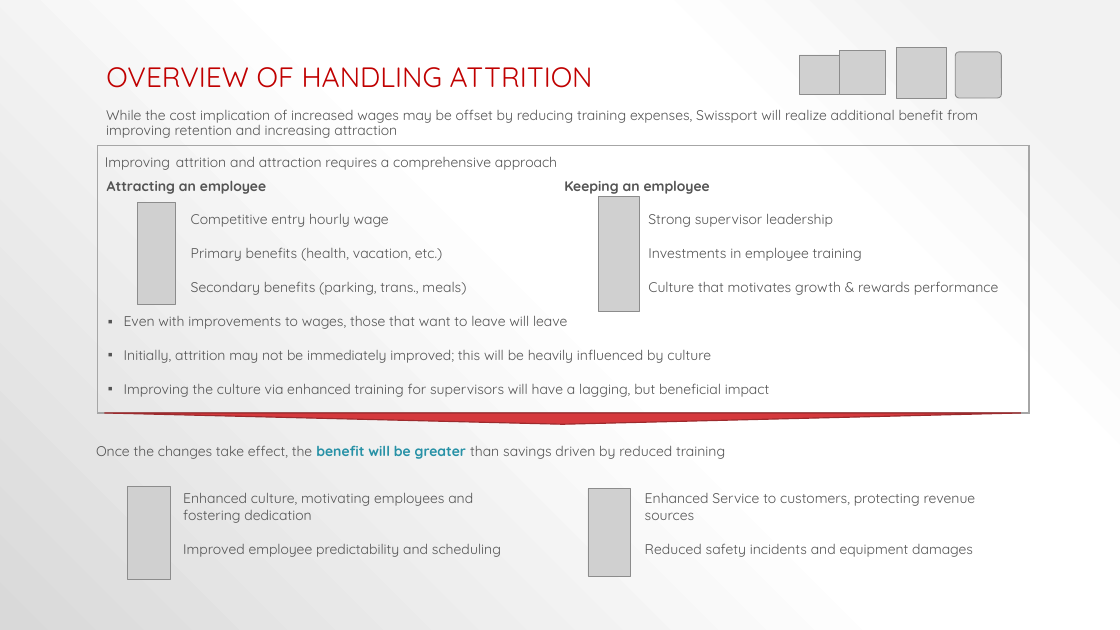
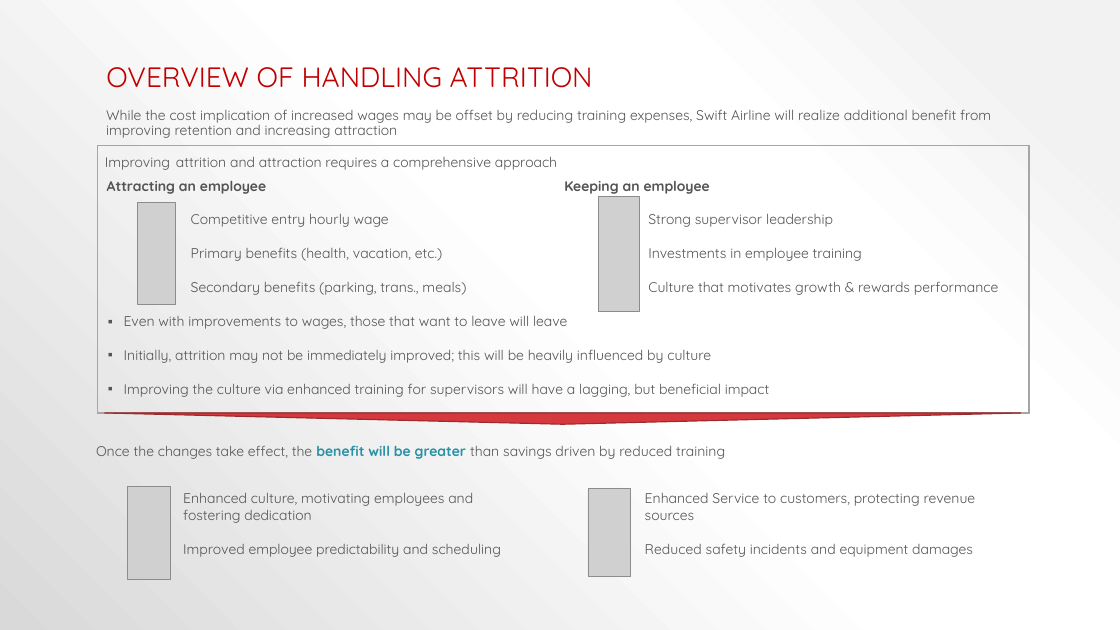
Before and after one commit to kirundar/KM-Airlines, a slide deck: slide 16 of Turnover Analysis IAD.pptx (slide 24 before the commit). Drawn at 1120x630 pixels with LibreOffice and Linux fonts; fonts in the diff are those of the drawing; grey boxes stand for pictures. Boxes give left, top, right and bottom in pixels: in the first picture for what was removed or moved away, otherwise in the second. Text is boxed around its words. In the diff, an @@ line names an element or a change of style, - is before the commit and + after.

```diff
--- a/Turnover Analysis IAD.pptx
+++ b/Turnover Analysis IAD.pptx
@@ picture removed at (x1=799, y1=55, x2=845, y2=95) @@
@@ picture removed at (x1=839, y1=50, x2=886, y2=94) @@
@@ picture removed at (x1=896, y1=47, x2=947, y2=98) @@
@@ picture removed at (x1=955, y1=52, x2=1002, y2=98) @@
@@ text at (x1=106, y1=109, x2=991, y2=138): text changed @@
-While the cost implication of increased wages may be offset by reducing training expenses, Swissport will realize additional benefit from improving retention and increasing attraction
+While the cost implication of increased wages may be offset by reducing training expenses, Swift Airline will realize additional benefit from improving retention and increasing attraction
```
Also in this commit, not shown: 9 other slides changed, 7 slides added, 17 slides removed, 14 other files.
